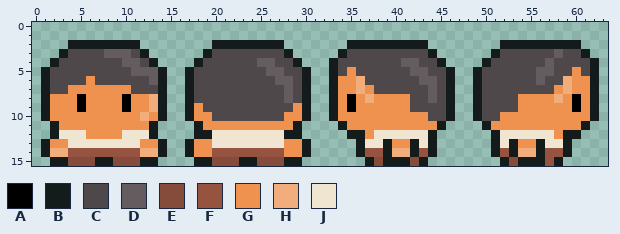
One commit to this pixel-art sprite: img/faro/mercador.png. The picture above was drawn from the file before the commit.
The file is 64x16 pixels.
Palette (. is transparent): A #000000  B #141b1b  C #4e484a  D #655c5f  E #854b3b  F #965340  G #ef914f  H #f2ad7d  J #f0e5d1
And afterwards:
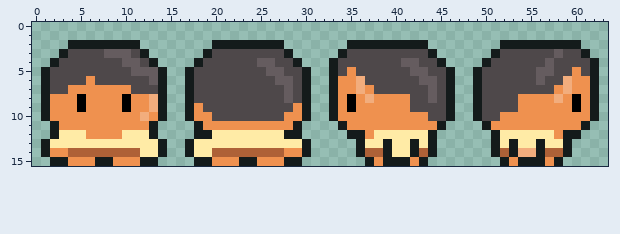
Edits made:
@@ palette @@
-F #965340
+F #ae6137
-J #f0e5d1
+J #ffeba6
@@ x 0..63 @@
 12 ..BJJJGGGGJJJB....BBJJJJJJJJBB.....BBGJJJJJJB......BJJJJJJGBB...
-13 .BGGJJJJJJJJGGB..BGGJJJJJJJJGGB.....BJJBGGBJB......BJBGGBJJB....
-14 .BHHFFFFFFFFHHB..BGGFFFFFFFFGGB.....BFFBHHBFB......BFBHHBFFB....
-15 ..BBEEEBBEEEBB....BBEEEBBEEEBB.......BEBBBEB........BEBBBFB.....
+13 .BJJJJJJJJJJJJB..BJJJJJJJJJJJJB.....BJJBJJBJB......BJBJJBJJB....
+14 .BGGFFFFFFFFJJB..BJJFFFFFFFFGGB.....BFFBJJBFB......BFBHHBFFB....
+15 ..BBGGGBBGGGBB....BBGGGBBGGGBB.......BGBBBGB........BGBBBGB.....
